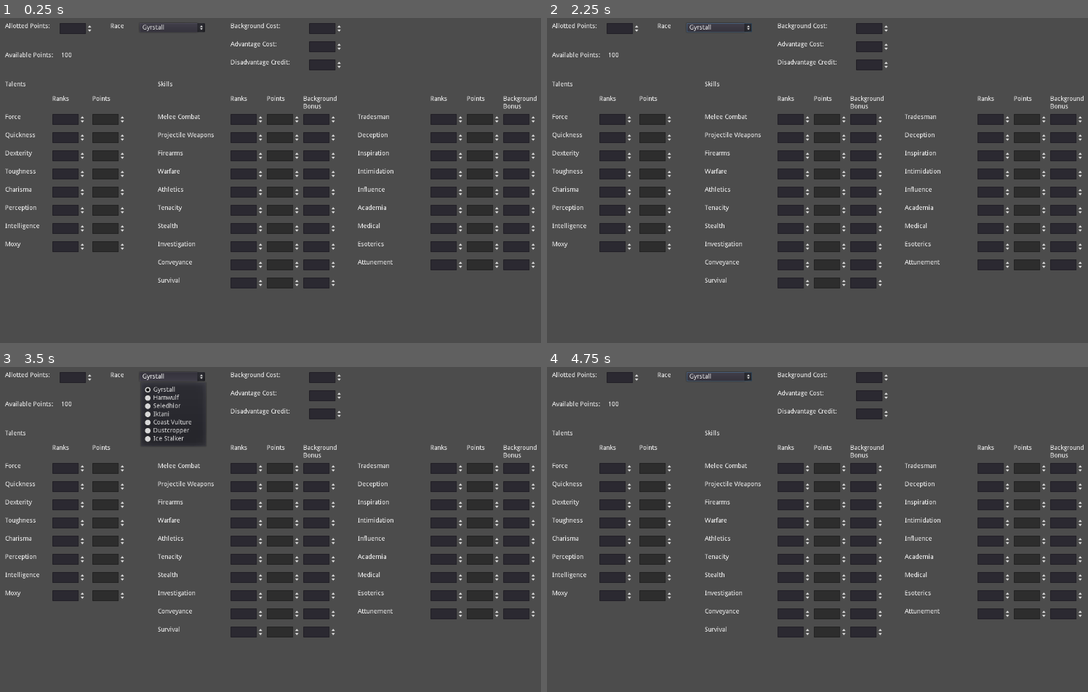
Above: before the commit, frames 1-4 (two rows, left to right).
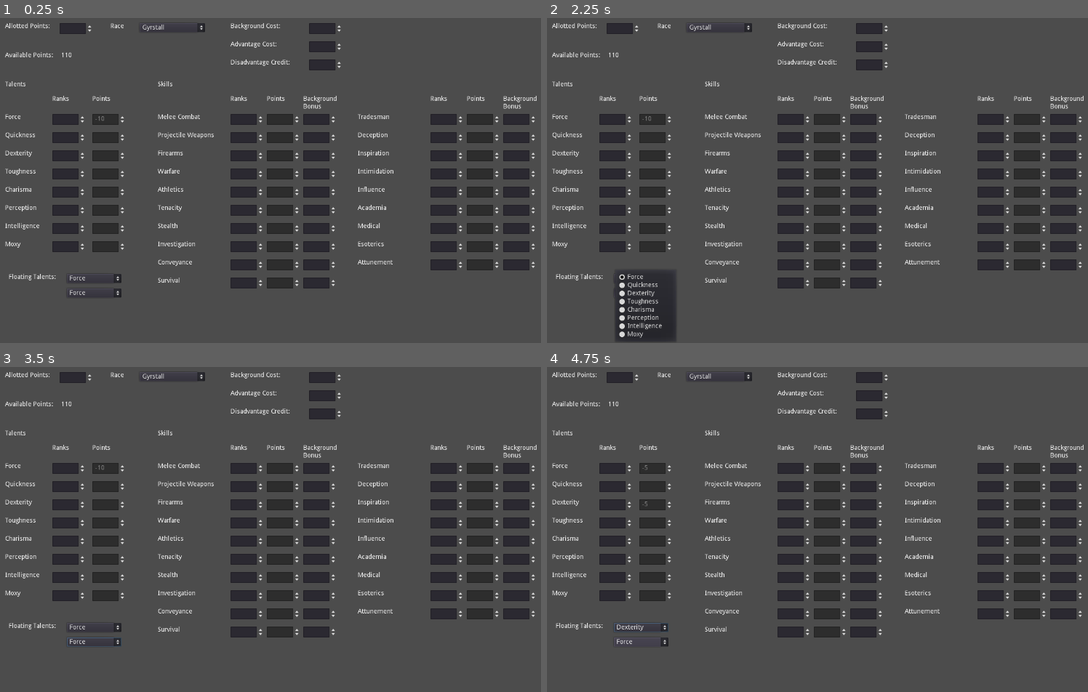
Above: after the commit, the same moments.

Repository: montinevra/black_sands_calc
Game: Godot game, scene res://Main.tscn
Same seed, same stepped clock (60 frames per second), same inputs: the game is played once before the commit and once after it.
Inputs (mouse positions are in pixels of both pictures, inside the frame that each line leads up to):
- Up to frame 1 (0.25 s): no input
- Up to frame 2 (2.25 s): click "Gyrstall" at 0.5 s; click (638, 278) at 1.25 s, where only the run after the commit has a clickable "Force"; click (638, 294) at 2 s, where only the run after the commit has a clickable "Force"
- Up to frame 3 (3.5 s): click "Gyrstall" at 2.75 s
- Up to frame 4 (4.75 s): click (638, 627) at 3.5 s, where only the run after the commit has a clickable "Force"; click (638, 643) at 4.25 s, where only the run after the commit has a clickable "Force"

The runs differ from the first frame. In frame 1, 0.2% of the frame differs, in the area x 1-23%, y 10-86%; in frame 2, 2.3%, in the area x 1-38%, y 1-100%; in frame 3, 2.3%; in frame 4, 0.3%.

Commit message:
Add floating talents

Diff:
--- a/Events.gd
+++ b/Events.gd
@@ -5,3 +5,4 @@
 signal allotted_changed(value)
 signal race_changed(natural_talents)
 signal points_changed(attribute, points)
+signal floating_changed(idx, talent)
--- a/Main.gd
+++ b/Main.gd
@@ -3,8 +3,9 @@
 
 onready var m_allotted = $Points/Allotted
 onready var m_race = $Race
-
+onready var m_floating = $Floating
 
 func _ready():
 	m_allotted.set_allotted(100)
 	m_race.set_race(0)
+	m_floating.set_floating(0)
--- a/Main.tscn
+++ b/Main.tscn
@@ -7,6 +7,7 @@
 [ext_resource path="res://points/Allotted.tscn" type="PackedScene" id=5]
 [ext_resource path="res://attributes/Skill.tscn" type="PackedScene" id=6]
 [ext_resource path="res://attributes/Cost.tscn" type="PackedScene" id=7]
+[ext_resource path="res://attributes/Floating.tscn" type="PackedScene" id=8]
 
 [node name="Main" type="Control"]
 margin_left = 16.0
@@ -333,3 +334,9 @@
 margin_bottom = 94.0
 text = "Disadvantage Credit:"
 mode = -1
+
+[node name="Floating" parent="." instance=ExtResource( 8 )]
+margin_left = 8.0
+margin_top = 552.0
+margin_right = 112.0
+margin_bottom = 566.0
--- /dev/null
+++ b/TalentList.gd
@@ -0,0 +1,13 @@
+extends Node
+
+
+const talent_list = [
+	"Force",
+	"Quickness",
+	"Dexterity",
+	"Toughness",
+	"Charisma",
+	"Perception",
+	"Intelligence",
+	"Moxy",
+]
--- /dev/null
+++ b/attributes/Floating.gd
@@ -0,0 +1,50 @@
+extends Label
+
+
+var m_floating = 0
+onready var m_menu1 = $OptionButton1
+onready var m_menu2 = $OptionButton2
+
+
+func _ready():
+	_update_menu(m_menu1, TalentList.talent_list)
+	_update_menu(m_menu2, TalentList.talent_list)
+	Events.connect("race_changed", self, "_on_race_changed")
+
+
+func set_floating(t_idx):
+	_on_OptionButton1_item_selected(t_idx)
+	_on_OptionButton2_item_selected(t_idx)
+
+
+func _on_race_changed(t_natural_talents: Dictionary):
+	if t_natural_talents.has("floating"):
+		m_floating = t_natural_talents["floating"]
+		if m_floating >= 1:
+			show()
+			if m_floating >= 2:
+				m_menu2.show()
+			else:
+				m_menu2.hide()
+	else:
+		hide()
+		m_floating = 0
+
+
+func _update_menu(t_menu: OptionButton, t_options: Array):
+	t_menu.clear()
+	for x in t_options:
+		if x != "floating":
+			t_menu.add_item(x)
+
+
+func _on_OptionButton1_item_selected(index):
+	var talent = m_menu1.get_item_text(index)
+
+	Events.emit_signal("floating_changed", 0, talent)
+
+
+func _on_OptionButton2_item_selected(index):
+	var talent = m_menu2.get_item_text(index)
+
+	Events.emit_signal("floating_changed", 1, talent)
--- /dev/null
+++ b/attributes/Floating.tscn
@@ -0,0 +1,23 @@
+[gd_scene load_steps=2 format=2]
+
+[ext_resource path="res://attributes/Floating.gd" type="Script" id=1]
+
+[node name="Floating" type="Label"]
+text = "Floating Talents:"
+script = ExtResource( 1 )
+
+[node name="OptionButton1" type="OptionButton" parent="."]
+margin_left = 128.0
+margin_right = 248.0
+margin_bottom = 20.0
+__meta__ = {
+"_edit_use_anchors_": false
+}
+
+[node name="OptionButton2" type="OptionButton" parent="."]
+margin_left = 128.0
+margin_top = 32.0
+margin_right = 248.0
+margin_bottom = 52.0
+[connection signal="item_selected" from="OptionButton1" to="." method="_on_OptionButton1_item_selected"]
+[connection signal="item_selected" from="OptionButton2" to="." method="_on_OptionButton2_item_selected"]
--- a/attributes/Talent.gd
+++ b/attributes/Talent.gd
@@ -2,11 +2,15 @@
 extends "Attribute.gd"
 
 
-var m_natural = 5
+var m_base_natural = 5
+var m_floats = [0, 0]
+var m_float_ct = 0
+var m_natural = m_base_natural + m_floats[0] + m_floats[1]
 
 
 func _ready():
 	Events.connect("race_changed", self, "_on_race_changed")
+	Events.connect("floating_changed", self, "_on_floating_changed")
 
 
 func _on_Rank_value_changed(value):
@@ -25,13 +29,31 @@
 func _on_race_changed(t_new_naturals):
 	var new_natural = t_new_naturals[m_name]
 
-	_update_natural(new_natural)
+	if t_new_naturals.has("floating"):
+		m_float_ct = t_new_naturals["floating"]
+	else:
+		m_float_ct = 0
+	m_base_natural = new_natural
+	_update_natural()
 
 
-func _update_natural(t_new_natural):
-	m_natural = t_new_natural
-	m_rank.min_value = t_new_natural - 3
-	m_rank.max_value = t_new_natural + 5
+func _on_floating_changed(t_idx: int, t_talent: String):
+	if t_talent == name:
+		m_floats[t_idx] = 1
+	else:
+		m_floats[t_idx] = 0
+	_update_natural()
+	pass
+
+
+func _update_natural():
+	m_natural = m_base_natural
+	if m_float_ct >= 1:
+		m_natural += m_floats[0]
+		if m_float_ct >= 2:
+			m_natural += m_floats[1]
+	m_rank.min_value = m_natural - 3
+	m_rank.max_value = m_natural + 5
 	_on_Rank_value_changed(m_rank.value)
 
 
--- a/attributes/Talent.tscn
+++ b/attributes/Talent.tscn
@@ -33,7 +33,7 @@
 margin_right = 186.0
 margin_bottom = 24.0
 min_value = -15.0
-max_value = 130.0
+max_value = 200.0
 editable = false
 __meta__ = {
 "_edit_lock_": true,
--- a/project.godot
+++ b/project.godot
@@ -22,6 +22,7 @@
 [autoload]
 
 Events="*res://Events.gd"
+TalentList="*res://TalentList.gd"
 
 [display]
 
--- a/race/Race.gd
+++ b/race/Race.gd
@@ -2,7 +2,6 @@
 extends Node
 
 
-#todo: floating talent points
 const natural_talents = {
 	"Gyrstall": {
 		"Force": 5,
Not shown: 1 places in Main.tscn that only renumber resources
